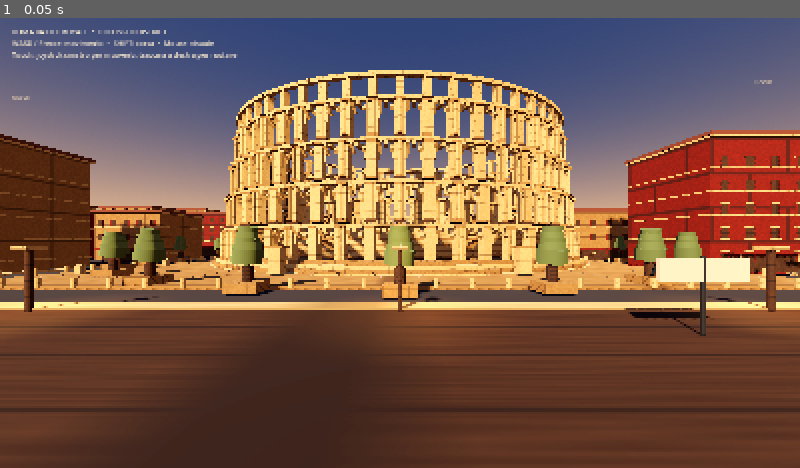
Above: before the commit, frame 1.
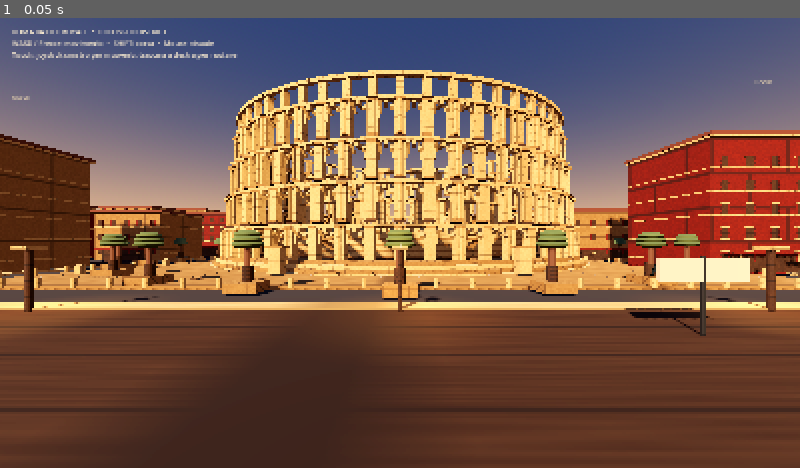
Above: after the commit, the same moment.

Repository: romabattleroyale/Roma-BRT
Game: Godot game, scene res://main.tscn
Same seed, same stepped clock (60 frames per second), same inputs: the game is played once before the commit and once after it.
Inputs:
- Up to frame 1 (0.05 s): no input

The runs differ from the first frame. In frame 1, 1.6% of the frame differs, in the area x 12-88%, y 46-62%.

Commit message:
Shape Roman umbrella-pine canopies with layered ellipsoidal foliage

Diff:
--- a/quality_lab/main.gd
+++ b/quality_lab/main.gd
@@ -444,10 +444,16 @@
 	tree.position = origin
 	add_child(tree)
 	_cylinder(tree, 0.23, 2.2, Vector3(0, -0.3, 0), _mat(Color("#6a432d")), 9)
-	for i in range(5):
-		var lobe := _cylinder(tree, radius * (1.0 - i * 0.09), height * (0.58 + i * 0.06), Vector3(0, i * 0.38, 0), material, 9)
-		lobe.rotation.z = 0.08 if i % 2 == 0 else -0.08
-		lobe.rotation.x = -0.06 if i % 2 == 0 else 0.06
+	for i in range(3):
+		var canopy := MeshInstance3D.new()
+		var sphere := SphereMesh.new()
+		sphere.radius = radius * (1.0 - i * 0.08)
+		sphere.height = radius * 0.95
+		canopy.mesh = sphere
+		canopy.scale = Vector3(1.0, 0.62, 1.0)
+		canopy.position = Vector3(0, 0.9 + i * 0.38, 0)
+		canopy.material_override = material
+		tree.add_child(canopy)
 	return tree
 
 func _make_player() -> void:
